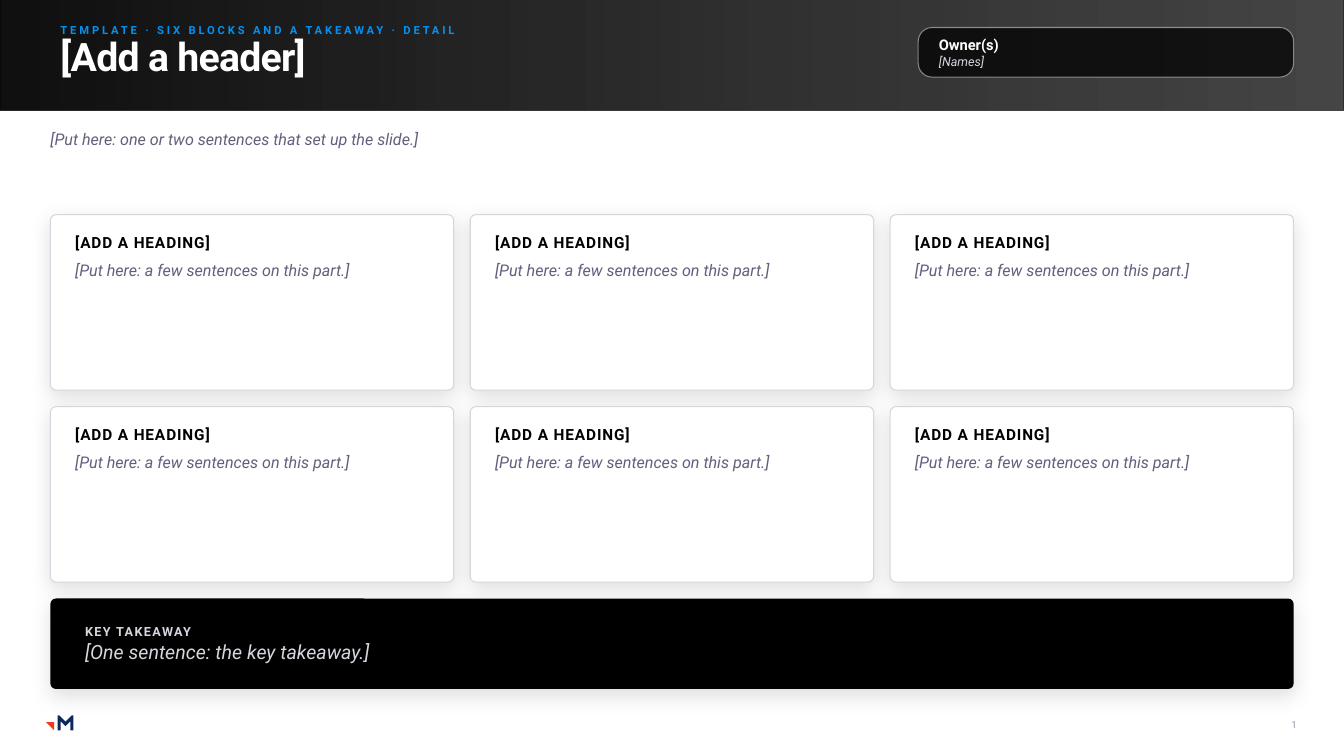
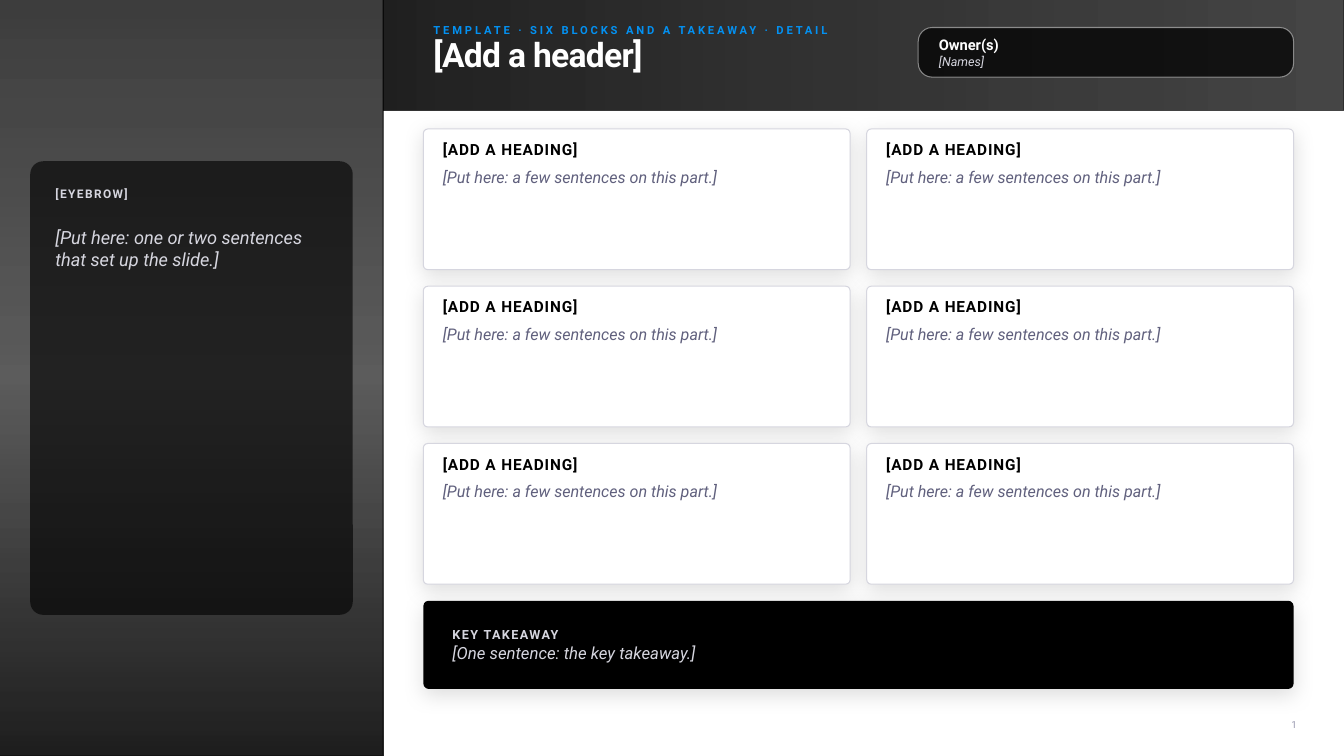
Before and after one commit to RachelHarrisMerkle/BasicMerkle, a slide deck: slide 1 of Detail_Templates_Cleaner_8.pptx. Drawn at 1344x756 pixels with LibreOffice and Linux fonts; fonts in the diff are those of the drawing; grey boxes stand for pictures. Boxes give left, top, right and bottom in pixels: in the first picture for what was removed or moved away, otherwise in the second. Text is boxed around its words. In the diff, an @@ line names an element or a change of style, - is before the commit and + after.

```diff
--- a/Detail_Templates_Cleaner_8.pptx
+++ b/Detail_Templates_Cleaner_8.pptx
@@ picture added at (0, 0, 383, 756) @@
@@ rectangle added at (0, 0, 383, 756), fill gradient #000000 @@
@@ text "TEMPLATE · SIX BLOCKS AND ...": place and size @@
-text "TEMPLATE · SIX BLOCKS AND ..." at (253, 26, 261, 34)
+text "TEMPLATE · SIX BLOCKS AND ..." at (626, 26, 634, 34)
@@ title "[Add a header]": place and size @@
-title "[Add a header]" at (60, 38, 305, 78)
+title "[Add a header]" at (433, 39, 643, 73)
@@ title "[Add a header]" at (433, 39, 643, 73): size 28 to 24 pt @@
@@ rounded rectangle "[ADD A HEADING]": place and size @@
-rounded rectangle "[ADD A HEADING]" at (50, 215, 454, 390)
+rounded rectangle "[ADD A HEADING]" at (423, 129, 850, 270)
@@ rounded rectangle "[ADD A HEADING]": place and size @@
-rounded rectangle "[ADD A HEADING]" at (50, 406, 454, 582)
+rounded rectangle "[ADD A HEADING]" at (867, 129, 1294, 270)
@@ rounded rectangle added at (30, 161, 353, 615), fill #000000 at 62% opacity @@
@@ text added at (55, 188, 127, 200), 8.5 pt, text #D6D6DF, bold @@
+[EYEBROW]
@@ text "[Put here: one or two ...": place and size @@
-text "[Put here: one or two ..." at (50, 132, 418, 148)
+text "[Put here: one or two ..." at (55, 229, 303, 270)
@@ text "[Put here: one or two ..." at (55, 229, 303, 270): size 11.5 to 13 pt, text colour #60607D to #D6D6DF @@
@@ rounded rectangle "[ADD A HEADING]": place and size @@
-rounded rectangle "[ADD A HEADING]" at (471, 215, 874, 390)
+rounded rectangle "[ADD A HEADING]" at (423, 286, 850, 427)
@@ rounded rectangle "[ADD A HEADING]": place and size @@
-rounded rectangle "[ADD A HEADING]" at (890, 215, 1294, 390)
+rounded rectangle "[ADD A HEADING]" at (867, 286, 1294, 427)
@@ rounded rectangle "[ADD A HEADING]": place and size @@
-rounded rectangle "[ADD A HEADING]" at (471, 406, 874, 582)
+rounded rectangle "[ADD A HEADING]" at (423, 444, 850, 585)
@@ rounded rectangle "[ADD A HEADING]": place and size @@
-rounded rectangle "[ADD A HEADING]" at (890, 406, 1294, 582)
+rounded rectangle "[ADD A HEADING]" at (867, 444, 1294, 585)
@@ rounded rectangle "KEY TAKEAWAY": place and size @@
-rounded rectangle "KEY TAKEAWAY" at (50, 599, 1294, 690)
+rounded rectangle "KEY TAKEAWAY" at (423, 601, 1294, 689)
@@ text in rounded rectangle at (452, 645, 695, 663): size 14 to 12 pt in "[One sentence: the key takeaway.]" @@
@@ freeform shape removed at (57, 716, 74, 731) @@
@@ freeform shape removed at (46, 722, 54, 730) @@
```
Also in this commit, not shown: 3 other slides changed, 2 other files.
